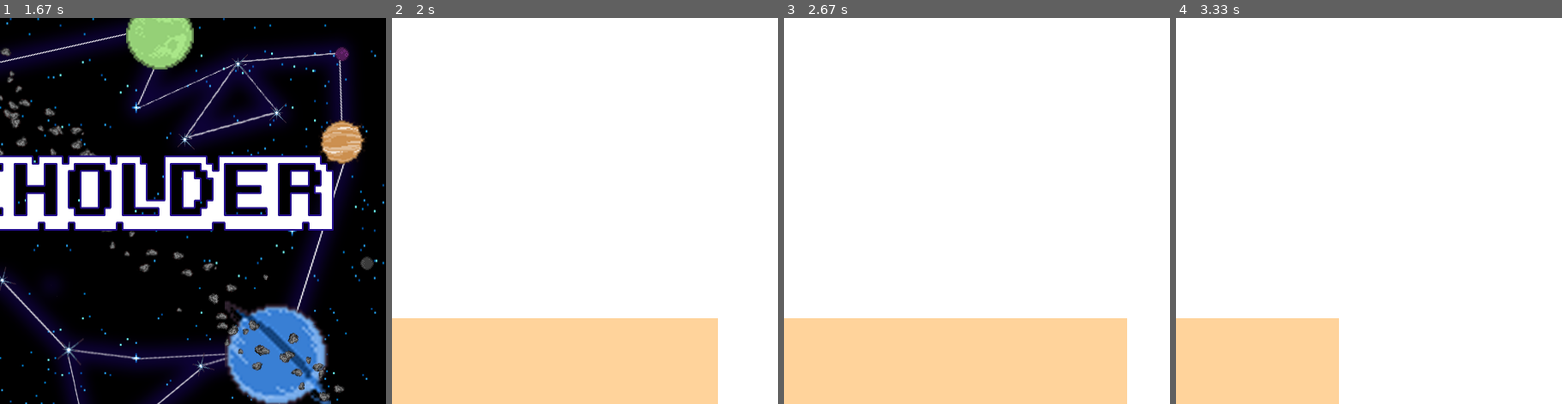
Above: before the commit, frames 1-4 (left to right).
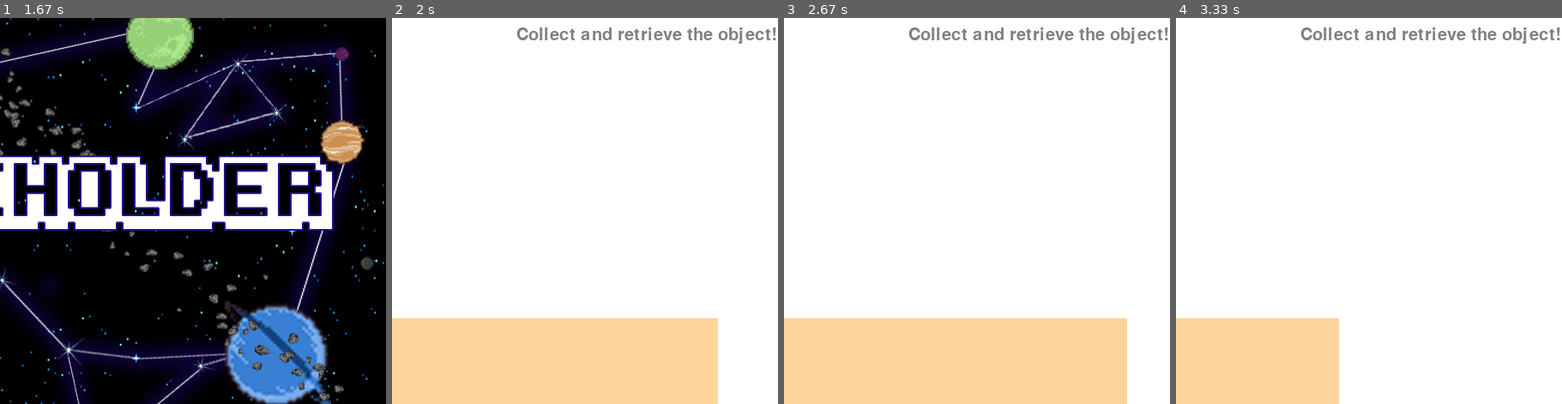
Above: after the commit, the same moments.

Repository: Errox/DickButt
Game: pygame game, started from main.py
The game is run twice, just before and just after one commit, with the same random seed, the same clock (stepped at 60 frames per second) and the same inputs.
Inputs (mouse positions are % of the whole screen's width and height, from its top left):
- Up to frame 1 (1.67 s): hold Left 0.33-0.87 s; click (50, 65) at 1.03 s; click (52, 46) at 1.37 s
- Up to frame 2 (2 s): click (6, 66) at 1.73 s; hold Left from 1.97 s (still down)
- Up to frame 3 (2.67 s): move the mouse to (26, 51) at 2 s; release Left at 2.37 s; hold Up from 2.4 s (still down)
- Up to frame 4 (3.33 s): release Up at 2.77 s; hold Right from 2.8 s (still down)
The pictures show only the part of the screen within x 50-100%, y 0-50%; the shares and areas given below are measured in that part.

Frame 1 is identical in both runs. In frame 2, 1.0% of the frame differs, in the area x 32-100%, y 2-7%; in frame 3, 1.0%; in frame 4, 1.0%.

Commit message:
basic objective text and 1 extra enemy

Diff:
--- a/Stranded.py
+++ b/Stranded.py
@@ -528,6 +528,17 @@
             monster.level = self
             self.monster_list.add(monster)
 
+            # Add a custom moving enemy 3
+            monster = MovingMonster(50, 75)
+            monster.rect.x = 5300
+            monster.rect.y = 755
+            monster.boundary_left = 5300
+            monster.boundary_right = 6400
+            monster.change_x = 8
+            monster.player = self.MG_player
+            monster.level = self
+            self.monster_list.add(monster)
+
             # Add a custom moving platform
             block = MovingPlatform(400, 20)
             block.rect.x = 1100
@@ -662,6 +673,8 @@
 
             scoretext = font.render("Score {0}".format(score), 1, GREY)
             screen.blit(scoretext, (5, 10))
+            objectivetext = font.render("Collect and retrieve the object!".format(score), 1, GREY)
+            screen.blit(objectivetext, (595, 10))
             # timer
             if score <= 0:
                 pygame.quit()
